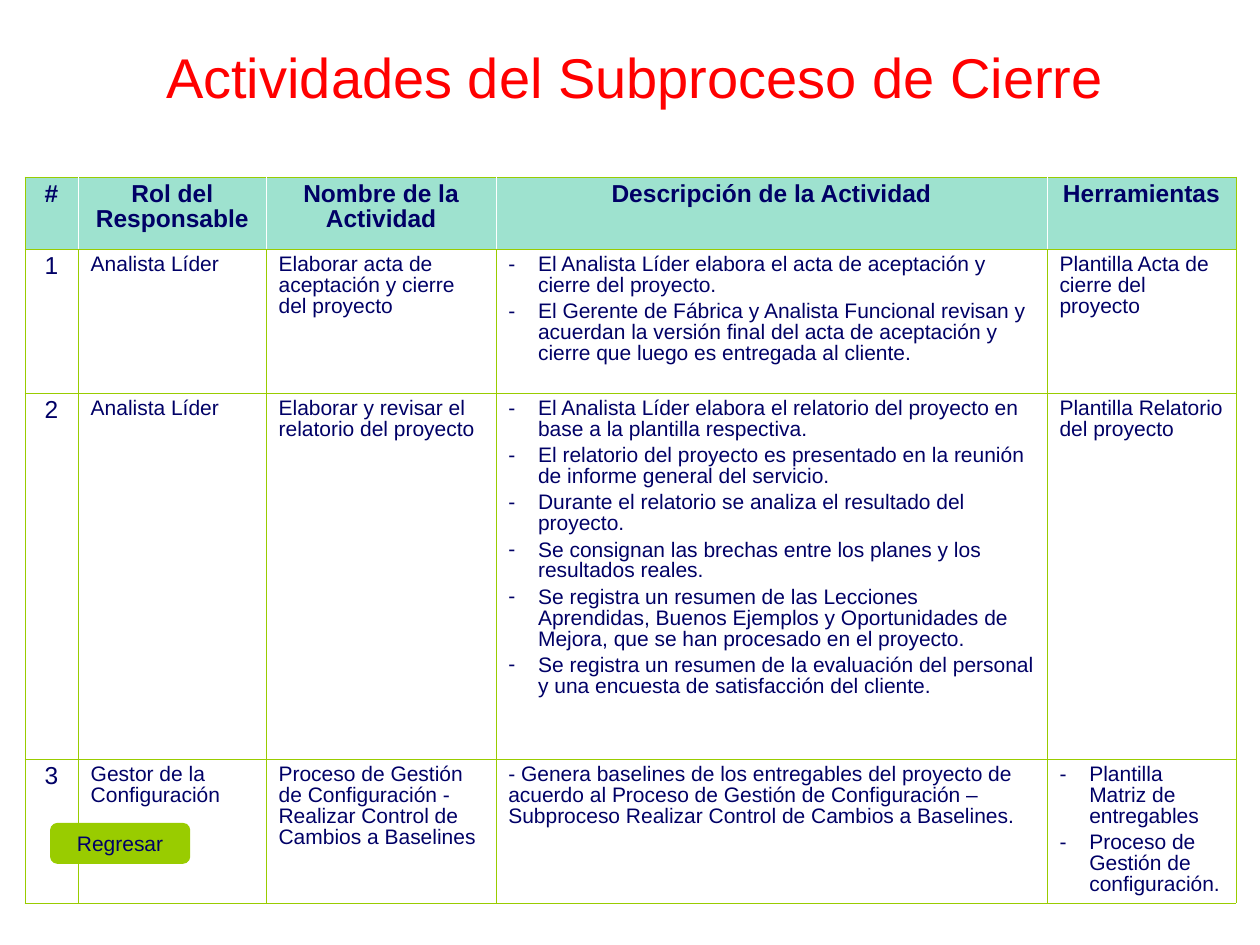
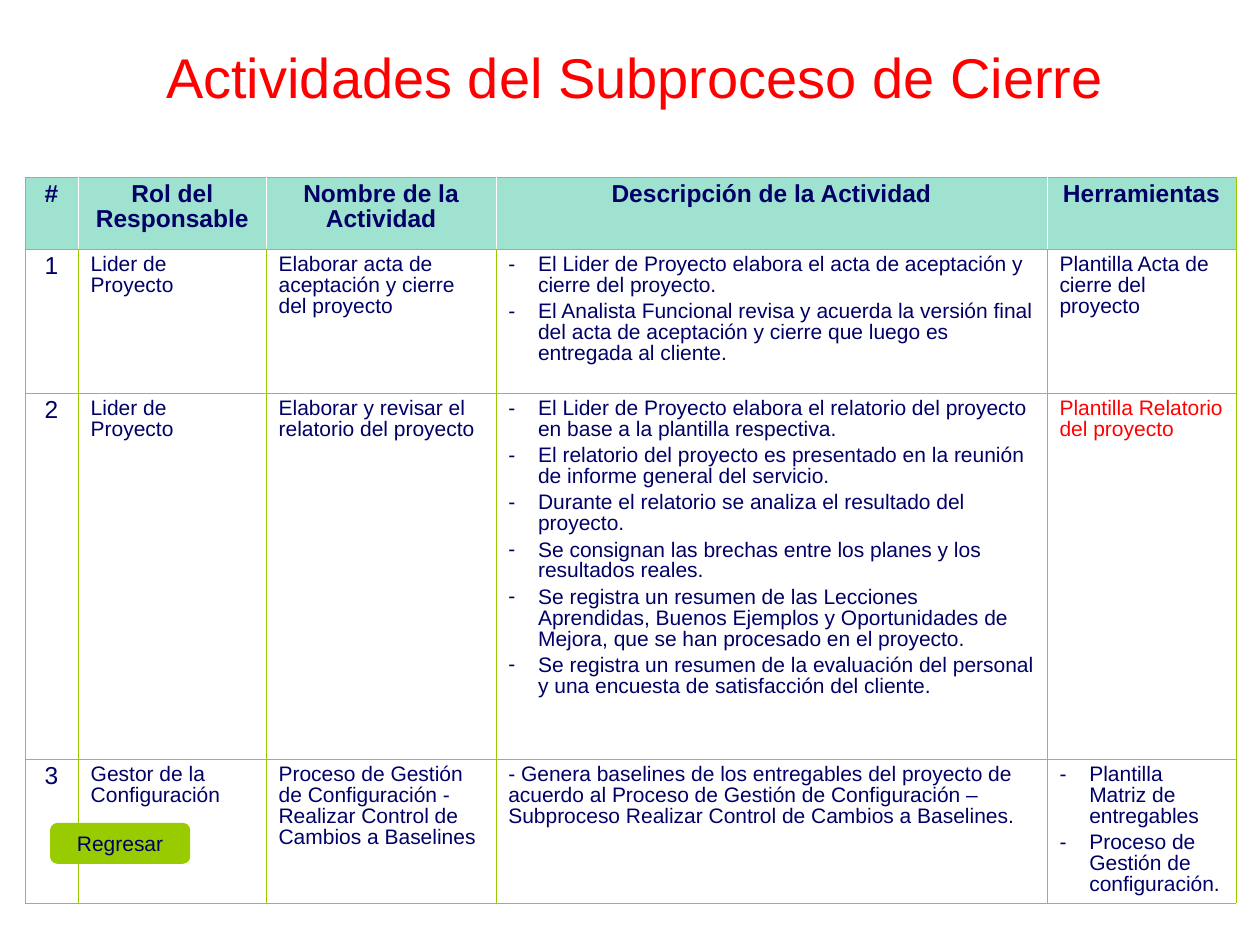
Before and after one commit to cjbensan/sistema-facturacion-inventario, a slide deck: slide 29 of CMMI-Nivel-2/PP-PMC/PGPRO_0.1_2015.ppt. Drawn at 1260x945 pixels with LibreOffice and Linux fonts; fonts in the diff are those of the drawing; background and template pictures are left out. Boxes give left, top, right and bottom in pixels: in the first picture for what was removed or moved away, otherwise in the second. Text is boxed around its words. In the diff, an @@ line names an element or a change of style, - is before the commit and + after.

```diff
--- a/CMMI-Nivel-2/PP-PMC/PGPRO_0.1_2015.ppt
+++ b/CMMI-Nivel-2/PP-PMC/PGPRO_0.1_2015.ppt
@@ table at <box>25,176,1236,902</box> @@
-row 2, column 2: Analista Líder
+row 2, column 2: Lider de Proyecto
-row 2, column 4: El Analista Líder elabora el acta de aceptación y cierre del proyecto. / El Gerente de Fábrica y Analista Funcional revisan y acuerdan la versión final del acta de aceptación y cierre que luego es entregada al cliente.
+row 2, column 4: El Lider de Proyecto elabora el acta de aceptación y cierre del proyecto. / El Analista Funcional revisa y acuerda la versión final del acta de aceptación y cierre que luego es entregada al cliente.
-row 3, column 2: Analista Líder
+row 3, column 2: Lider de Proyecto
-row 3, column 4: El Analista Líder elabora el relatorio del proyecto en base a la plantilla respectiva. / El relatorio del proyecto es presentado en la reunión de informe general del servicio. / Durante el relatorio se analiza el resultado del proyecto. / Se consignan las brechas entre los planes y los resultados reales. / Se registra un resumen de las Lecciones Aprendidas, Buenos Ejemplos y Oportunidades de Mejora, que se han procesado en el proyecto. / Se registra un resumen de la evaluación del personal y una encuesta de satisfacción del cliente.
+row 3, column 4: El Lider de Proyecto elabora el relatorio del proyecto en base a la plantilla respectiva. / El relatorio del proyecto es presentado en la reunión de informe general del servicio. / Durante el relatorio se analiza el resultado del proyecto. / Se consignan las brechas entre los planes y los resultados reales. / Se registra un resumen de las Lecciones Aprendidas, Buenos Ejemplos y Oportunidades de Mejora, que se han procesado en el proyecto. / Se registra un resumen de la evaluación del personal y una encuesta de satisfacción del cliente.
@@ text colour #000066 to #FF0000 in "Plantilla Relatorio del proyecto" @@
```
Also in this commit, not shown: 18 other slides changed, 1 slide added, 1 slide removed.
